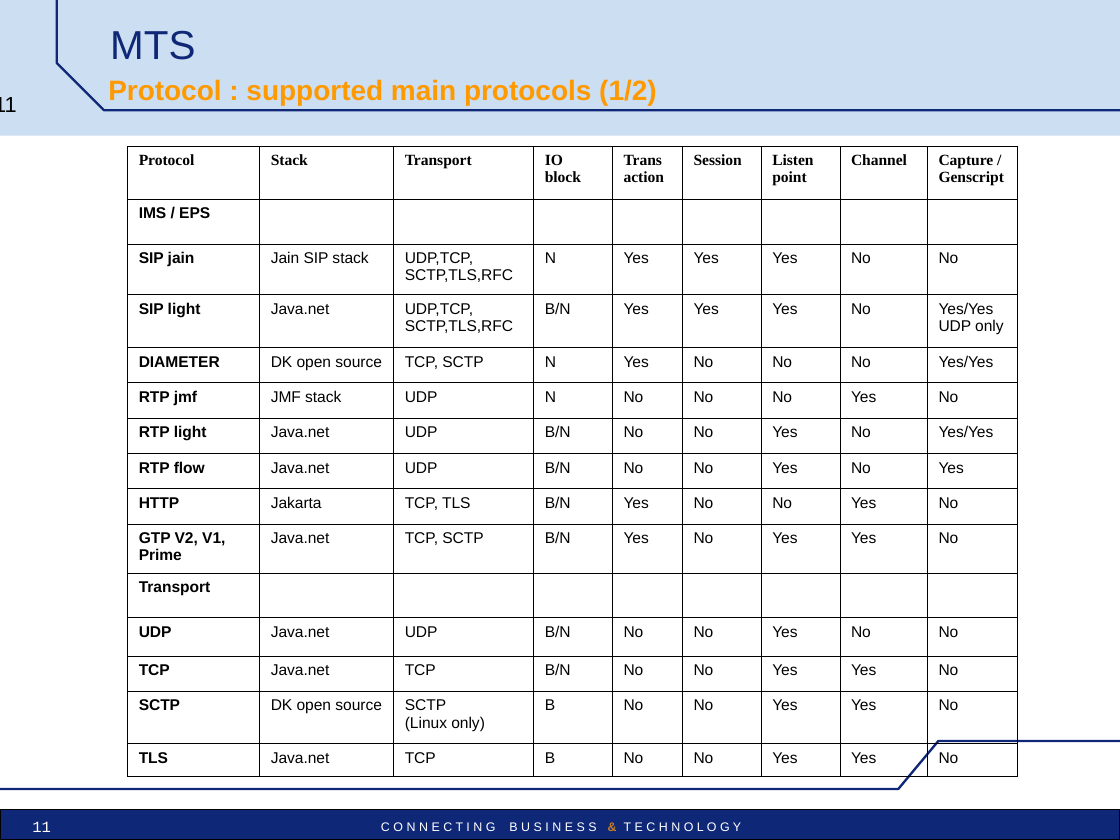
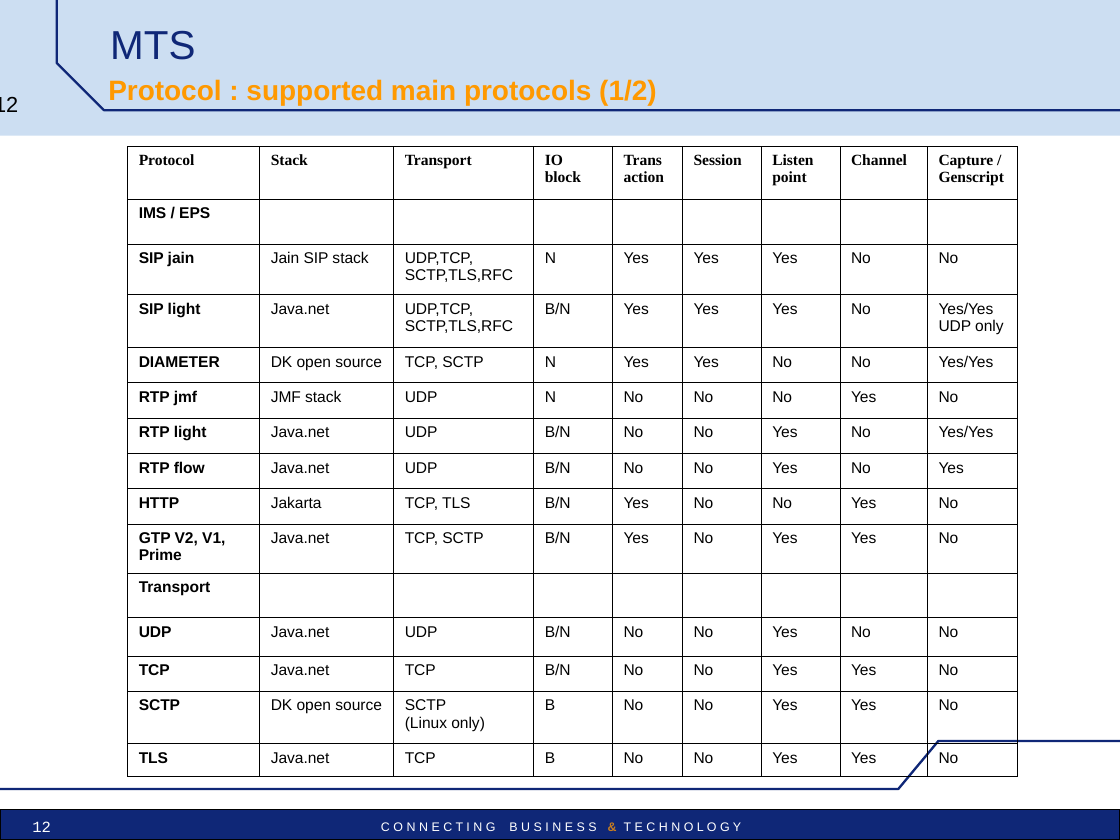
Before and after one commit to vu3mmg/mts-project, a slide deck: slide 12 of trunk/mts/src/main/doc/MTS_pres_technical.ppt (slide 11 before the commit). Drawn at 1120x840 pixels with LibreOffice and Linux fonts; fonts in the diff are those of the drawing; background and template pictures are left out. Boxes give left, top, right and bottom in pixels: in the first picture for what was removed or moved away, otherwise in the second. Text is boxed around its words. In the diff, an @@ line names an element or a change of style, - is before the commit and + after.

```diff
--- a/trunk/mts/src/main/doc/MTS_pres_technical.ppt
+++ b/trunk/mts/src/main/doc/MTS_pres_technical.ppt
@@ page number at <box>0,96,18,112</box>: text changed @@
-11
+12
@@ table at <box>128,147,1016,767</box> @@
-row 5, column 6: No
+row 5, column 6: Yes
@@ page number at <box>32,821,51,832</box>: text changed @@
-11
+12
```
Also in this commit, not shown: 1 other slide changed, 1 slide added.
